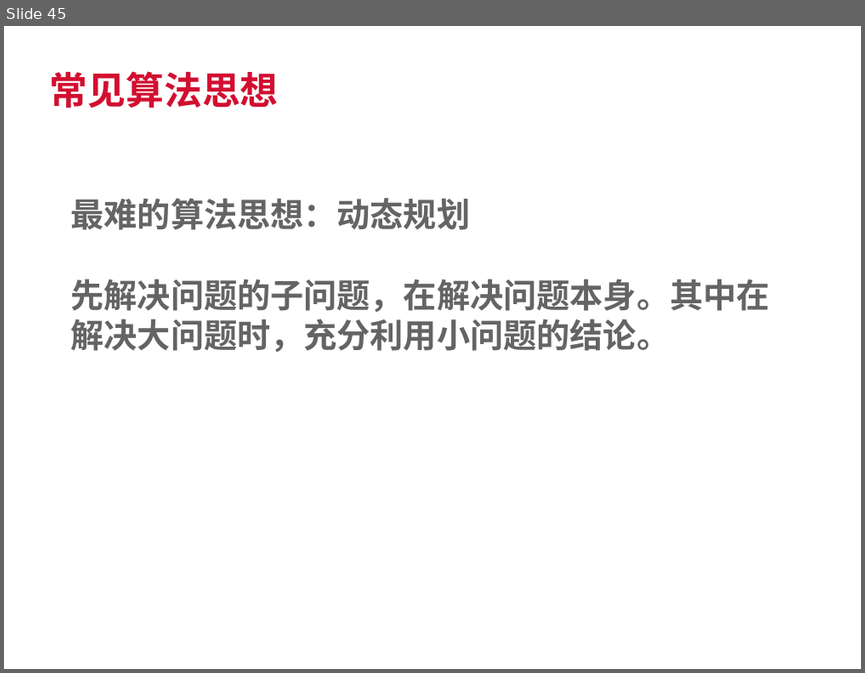
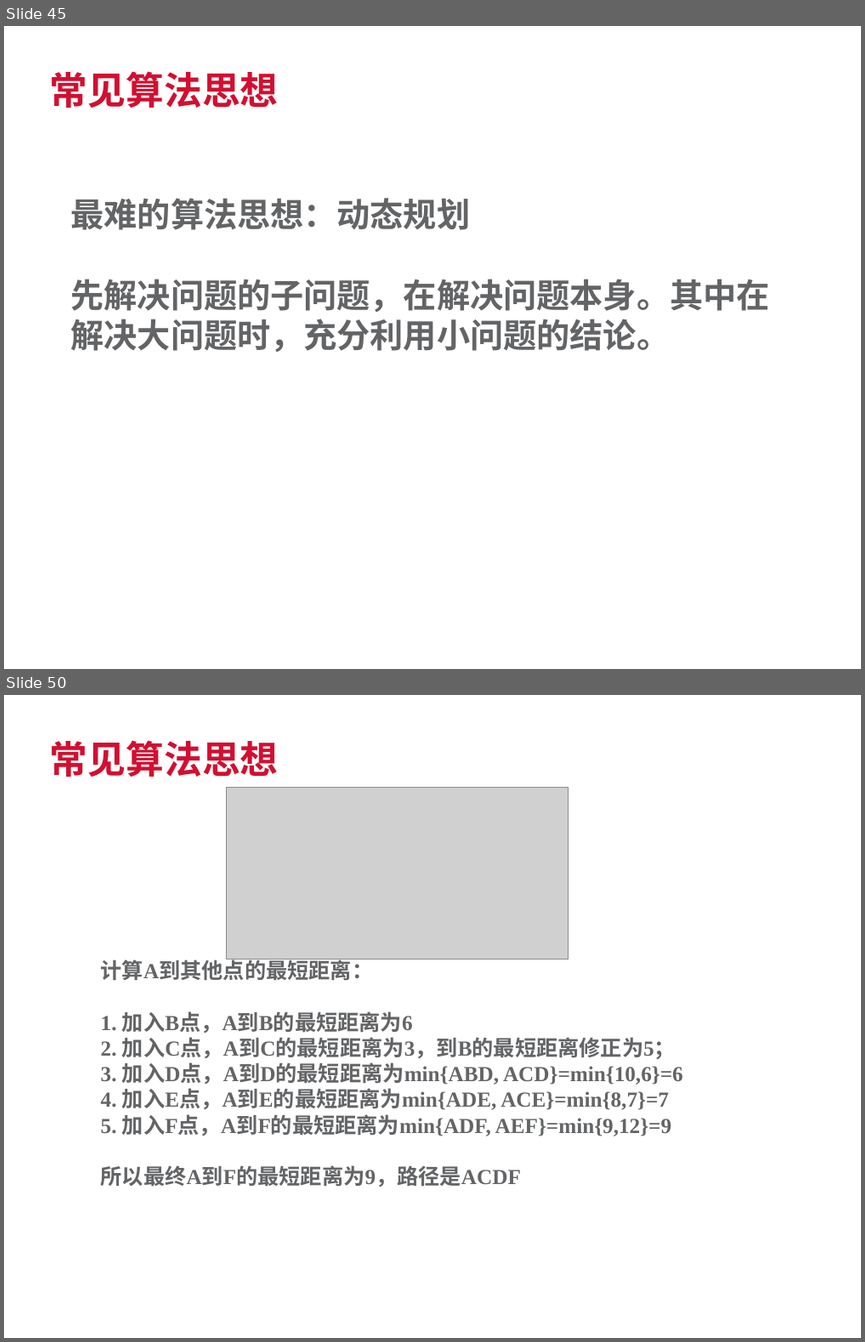
Before and after one commit to SherlockGn/documents, a slide deck: trendmicro template.pptx. Shown one above the other, each under a label of ours: slide 45 before the commit, slides 45 and 50 after it; the slides between them are not shown. The pictures are 865x673 and 865x1342 pixels, drawn with LibreOffice and Linux fonts; fonts in the diff are those of the drawing; grey boxes stand for pictures; background and template pictures are left out. Boxes give left, top, right and bottom in pixels: in the first picture for what was removed or moved away, otherwise in the second. Text is boxed around its words. In the diff, an @@ line names an element or a change of style, - is before the commit and + after.

```diff
--- a/trendmicro template.pptx
+++ b/trendmicro template.pptx
@@ slide 50 added at bbox=[4, 695, 861, 1338], background #FFFFFF @@
@@ title added at bbox=[50, 740, 279, 777], 32 pt, text #D20F30, bold @@
+常见算法思想
@@ picture added at bbox=[227, 788, 568, 959] @@
@@ text added at bbox=[101, 956, 683, 1186], 18 pt, text #636466, bold @@
+计算A到其他点的最短距离：
+1. 加入B点，A到B的最短距离为6
+2. 加入C点，A到C的最短距离为3，到B的最短距离修正为5；
+3. 加入D点，A到D的最短距离为min{ABD, ACD}=min{10,6}=6
+4. 加入E点，A到E的最短距离为min{ADE, ACE}=min{8,7}=7
+5. 加入F点，A到F的最短距离为min{ADF, AEF}=min{9,12}=9
+所以最终A到F的最短距离为9，路径是ACDF
@@ text added at bbox=[10, 1309, 112, 1329], 9 pt, text #FFFFFF @@
+04/25/2016
```
Also in this commit, not shown: 2 slides changed, 4 other slides added, 2 other files.
